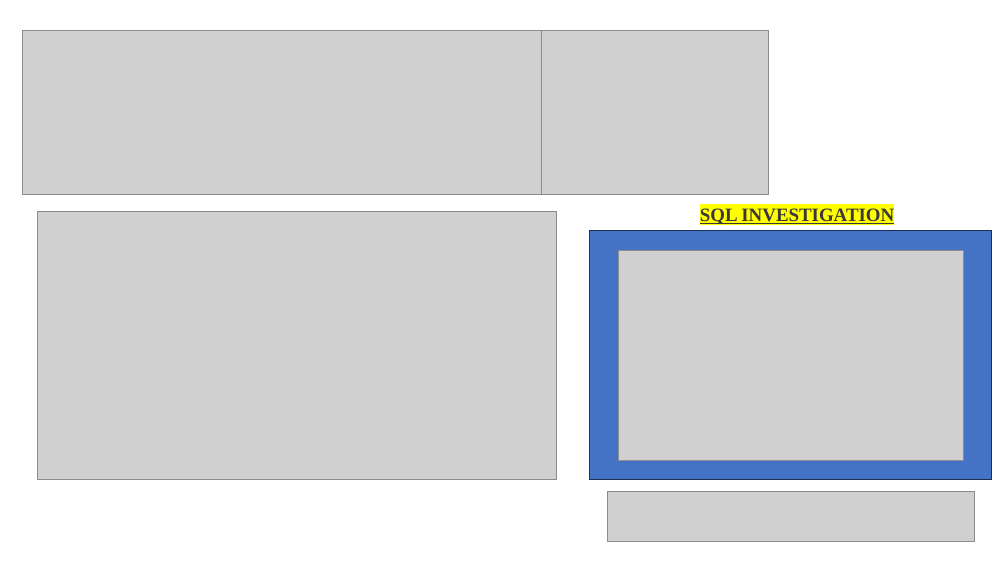
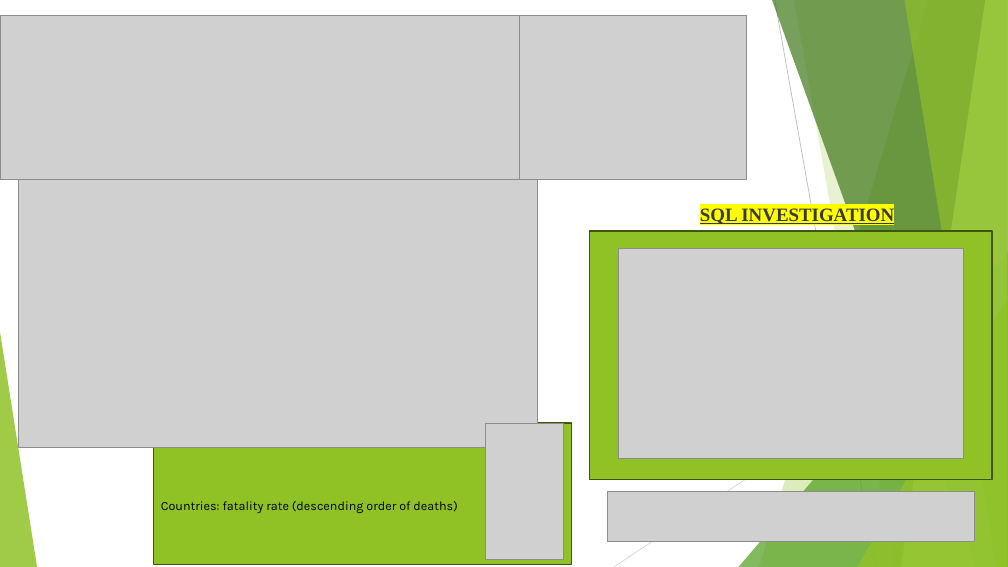
Before and after one commit to venuannamdas/mini_proj, a slide deck: slide 6 of Presentation Slides.pptx. Drawn at 1008x567 pixels with LibreOffice and Linux fonts; fonts in the diff are those of the drawing; grey boxes stand for pictures. Boxes give left, top, right and bottom in pixels: in the first picture for what was removed or moved away, otherwise in the second. Text is boxed around its words. In the diff, an @@ line names an element or a change of style, - is before the commit and + after.

```diff
--- a/Presentation Slides.pptx
+++ b/Presentation Slides.pptx
@@ picture: place and size @@
-picture at bbox=[22, 30, 541, 194]
+picture at bbox=[0, 15, 520, 179]
@@ picture: place and size @@
-picture at bbox=[541, 30, 768, 194]
+picture at bbox=[520, 15, 746, 179]
@@ picture: place and size @@
-picture at bbox=[37, 211, 557, 479]
+picture at bbox=[18, 179, 538, 448]
@@ rectangle at bbox=[590, 231, 992, 479]: fill #4472C4 to #90C226; outline #1E3256 1 pt to #3F5511 1.5 pt @@
@@ group added at bbox=[0, 0, 1008, 567]: 5 freeform shapes, 3 triangles, 2 lines @@
@@ rectangle added at bbox=[154, 423, 572, 565], fill #90C226, outline #3F5511 1.5 pt @@
@@ picture added at bbox=[485, 423, 563, 560] @@
@@ text added at bbox=[161, 501, 457, 513], 12 pt, text #000000 @@
+Countries: fatality rate (descending order of deaths)
```
Also in this commit, not shown: 7 other slides changed, 1 other file.
